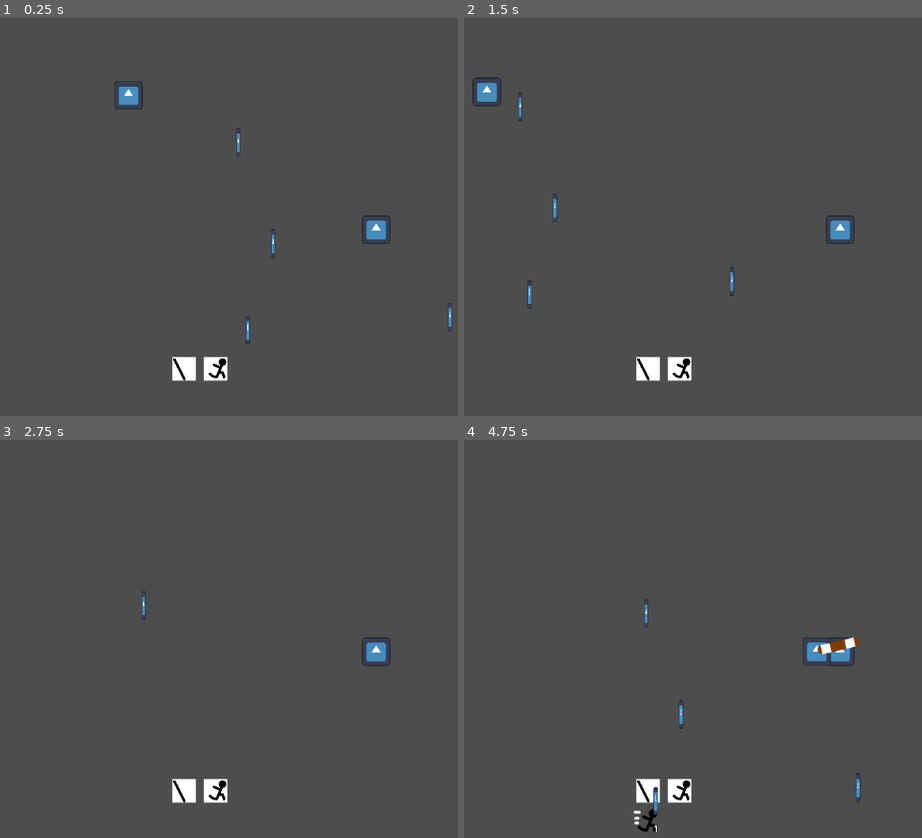
Above: before the commit, frames 1-4 (two rows, left to right).
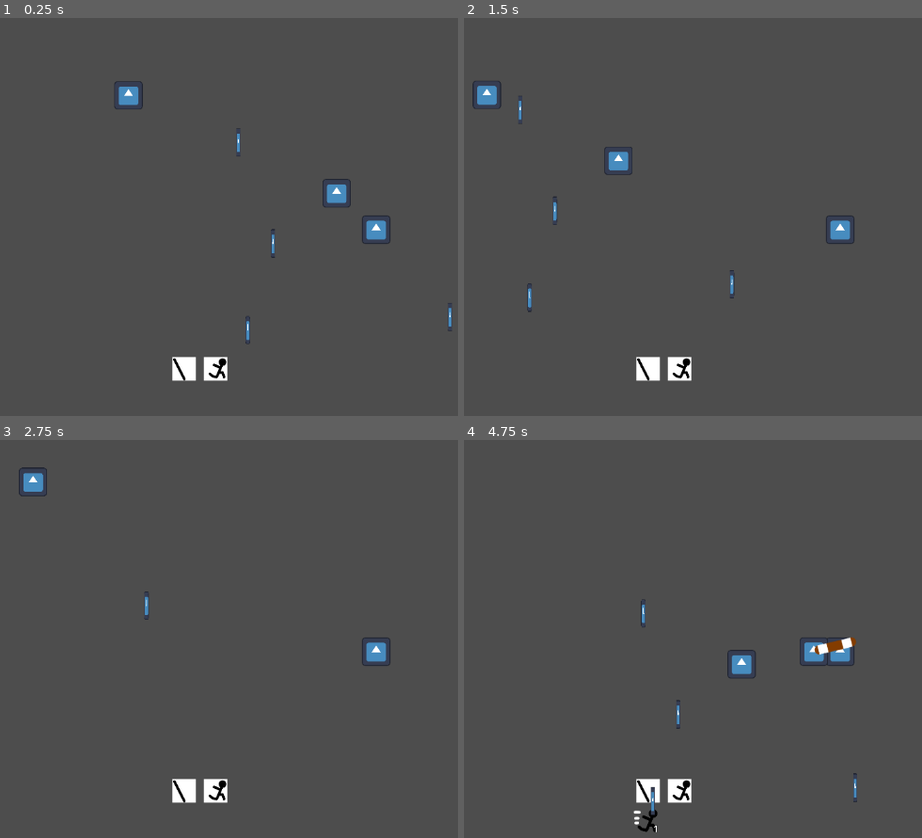
Above: after the commit, the same moments.

Repository: nonagaga/pizza-jam
Game: Godot game, scene res://Test Scenes/Entity Testing.tscn
Same seed, same stepped clock (60 frames per second), same inputs: the game is played once before the commit and once after it. This scene is started directly instead of the project's main scene. The engine's default icon, where the game draws it, is replaced by a stand-in: a white triangle on a blue panel in a dark square.
Inputs (mouse positions are in pixels of both pictures, inside the frame that each line leads up to):
- Up to frame 1 (0.25 s): no input
- Up to frame 2 (1.5 s): tap Enter at 0.5 s; move the mouse to (outside the picture) at 0.52 s; hold D (Move Right) 0.53-1.28 s; tap Space (ui_select) at 0.77 s; move the mouse to (688, 252) at 1.27 s; hold S (Move Down) from 1.28 s (still down)
- Up to frame 3 (2.75 s): tap Space (ui_select) at 1.52 s; move the mouse to (453, 559) at 2.02 s; release S (Move Down) at 2.03 s; hold D (Move Right) from 2.03 s (still down)
- Up to frame 4 (4.75 s): move the mouse to (802, 734) at 2.77 s; release D (Move Right) at 2.78 s; hold W (Move Up) 2.78-3.53 s; tap Space (ui_select) at 3.02, 3.77, 4.52 s; move the mouse to (outside the picture) at 3.52 s; hold A (Move Left) from 3.53 s (still down); move the mouse to (615, 587) at 4.27 s

The runs differ from the first frame. In frame 1, 0.3% of the frame differs, in the area x 70-77%, y 40-48%; in frame 2, 0.5%; in frame 3, 0.4%; in frame 4, 0.9%, in the area x 38-87%, y 39-95%.

Commit message:
added stat rolls

Diff:
--- /dev/null
+++ b/Abilities/Circle Swing/Circle Swing Ability.tscn
@@ -0,0 +1,26 @@
+[gd_scene format=3 uid="uid://deorq65d05rx"]
+
+[ext_resource type="Script" uid="uid://cch8y4ugk455o" path="res://Abilities/Ability.gd" id="1_icpr0"]
+[ext_resource type="Texture2D" uid="uid://mwakwgr8pkc7" path="res://Abilities/Circle Swing/circle swing.png" id="2_grf2x"]
+[ext_resource type="Script" uid="uid://c0ny0w83asqax" path="res://Rolls/AbilityRollModifier.gd" id="3_q2dc6"]
+[ext_resource type="PackedScene" uid="uid://cboysd13g1cm5" path="res://Abilities/Circle Swing/Circle Swing Projectile.tscn" id="4_cwsp5"]
+[ext_resource type="PackedScene" uid="uid://ef2jgprhwdri" path="res://Abilities/Circle Swing/Circle Swing Effect.tscn" id="5_grf2x"]
+
+[sub_resource type="Resource" id="Resource_4ovpc"]
+script = ExtResource("3_q2dc6")
+base_damage = 30.0
+base_multishot = 3.0
+metadata/_custom_type_script = "uid://c0ny0w83asqax"
+
+[node name="CircleSwing" type="Node" unique_id=233933718]
+script = ExtResource("1_icpr0")
+ability_name = "Circle Swing"
+ability_icon = ExtResource("2_grf2x")
+ar_modifier = SubResource("Resource_4ovpc")
+tag_melee = true
+slot_cooldown = 0.5
+combo_timer = 1.0
+projectile = ExtResource("4_cwsp5")
+multishot_spread = 360.0
+effects = Array[PackedScene]([ExtResource("5_grf2x")])
+metadata/_custom_type_script = "uid://cch8y4ugk455o"
--- /dev/null
+++ b/Abilities/Circle Swing/Circle Swing Effect.tscn
@@ -0,0 +1,20 @@
+[gd_scene format=3 uid="uid://ef2jgprhwdri"]
+
+[ext_resource type="Script" uid="uid://5og2uxwi2y2e" path="res://Effects/EntityEffect.gd" id="1_tuxp0"]
+[ext_resource type="Texture2D" uid="uid://mwakwgr8pkc7" path="res://Abilities/Circle Swing/circle swing.png" id="2_3nq3f"]
+[ext_resource type="Script" uid="uid://r7ii7483bc4a" path="res://Rolls/StatRollModifier.gd" id="3_yvebo"]
+
+[sub_resource type="Resource" id="Resource_7irq2"]
+script = ExtResource("3_yvebo")
+walk_speed_bonus = -2.0
+walk_speed_mult = -0.2
+metadata/_custom_type_script = "uid://r7ii7483bc4a"
+
+[node name="CircleSwingEffect" type="Node" unique_id=1389107003]
+script = ExtResource("1_tuxp0")
+effect_icon = ExtResource("2_3nq3f")
+stat_roll_modifier = SubResource("Resource_7irq2")
+is_permanent = false
+stacks_separately = true
+lifespan = 0.5
+metadata/_custom_type_script = "uid://5og2uxwi2y2e"
--- a/Abilities/Circle Swing/Circle Swing.tscn
+++ /dev/null
@@ -1,24 +0,0 @@
-[gd_scene format=3 uid="uid://deorq65d05rx"]
-
-[ext_resource type="Script" uid="uid://cch8y4ugk455o" path="res://Abilities/Ability.gd" id="1_u3w1p"]
-[ext_resource type="Texture2D" uid="uid://mwakwgr8pkc7" path="res://Abilities/Circle Swing/circle swing.png" id="2_dfdj5"]
-[ext_resource type="Script" uid="uid://c0ny0w83asqax" path="res://Abilities/AbilityRollModifier.gd" id="3_brkqr"]
-[ext_resource type="PackedScene" uid="uid://cboysd13g1cm5" path="res://Abilities/Circle Swing/Circle Swing Projectile.tscn" id="3_psscn"]
-
-[sub_resource type="Resource" id="Resource_4ovpc"]
-script = ExtResource("3_brkqr")
-base_damage = 30.0
-base_multishot = 3.0
-metadata/_custom_type_script = "uid://c0ny0w83asqax"
-
-[node name="CircleSwing" type="Node" unique_id=233933718]
-script = ExtResource("1_u3w1p")
-ability_name = "Circle Swing"
-ability_icon = ExtResource("2_dfdj5")
-ar_modifier = SubResource("Resource_4ovpc")
-tag_melee = true
-slot_cooldown = 0.5
-combo_timer = 1.0
-projectile = ExtResource("3_psscn")
-multishot_spread = 360.0
-metadata/_custom_type_script = "uid://cch8y4ugk455o"
--- a/Abilities/Codex Dash/Codex Dash Ability.tscn
+++ b/Abilities/Codex Dash/Codex Dash Ability.tscn
@@ -3,7 +3,7 @@
 [ext_resource type="Script" uid="uid://cch8y4ugk455o" path="res://Abilities/Ability.gd" id="1_22u1c"]
 [ext_resource type="Texture2D" uid="uid://cabph165cr3in" path="res://Abilities/Codex Dash/dash.png" id="2_3a038"]
 [ext_resource type="PackedScene" uid="uid://m65yvuctbwar" path="res://Effects/Movement/Codex Dash Effect.tscn" id="3_6h8qh"]
-[ext_resource type="Script" uid="uid://c0ny0w83asqax" path="res://Abilities/AbilityRollModifier.gd" id="3_srvti"]
+[ext_resource type="Script" uid="uid://c0ny0w83asqax" path="res://Rolls/AbilityRollModifier.gd" id="3_srvti"]
 
 [sub_resource type="Resource" id="Resource_oa24y"]
 script = ExtResource("3_srvti")
--- a/Abilities/Left Swing/Left Swing.tscn
+++ b/Abilities/Left Swing/Left Swing.tscn
@@ -2,7 +2,7 @@
 
 [ext_resource type="Script" uid="uid://cch8y4ugk455o" path="res://Abilities/Ability.gd" id="1_e4jwb"]
 [ext_resource type="Texture2D" uid="uid://b80m5nfmsq45u" path="res://Abilities/Left Swing/left swing.png" id="2_hxgit"]
-[ext_resource type="Script" uid="uid://c0ny0w83asqax" path="res://Abilities/AbilityRollModifier.gd" id="3_bw3td"]
+[ext_resource type="Script" uid="uid://c0ny0w83asqax" path="res://Rolls/AbilityRollModifier.gd" id="3_bw3td"]
 [ext_resource type="PackedScene" uid="uid://bps35ug4vgnbe" path="res://Abilities/Left Swing/Left Swing Projectile.tscn" id="3_v3qvy"]
 
 [sub_resource type="Resource" id="Resource_5jjk8"]
--- a/Abilities/Right Swing/Right Swing.tscn
+++ b/Abilities/Right Swing/Right Swing.tscn
@@ -2,7 +2,7 @@
 
 [ext_resource type="Script" uid="uid://cch8y4ugk455o" path="res://Abilities/Ability.gd" id="1_bi0ow"]
 [ext_resource type="Texture2D" uid="uid://cfmeumu83h3mh" path="res://Abilities/Right Swing/right swing.png" id="2_cuar2"]
-[ext_resource type="Script" uid="uid://c0ny0w83asqax" path="res://Abilities/AbilityRollModifier.gd" id="3_4ovpc"]
+[ext_resource type="Script" uid="uid://c0ny0w83asqax" path="res://Rolls/AbilityRollModifier.gd" id="3_4ovpc"]
 [ext_resource type="PackedScene" uid="uid://qgaibw6j5r03" path="res://Abilities/Right Swing/Right Swing Projectile.tscn" id="3_b27ek"]
 
 [sub_resource type="Resource" id="Resource_bw3td"]
--- a/Abilities/StatRollModifier.gd
+++ /dev/null
@@ -1,6 +0,0 @@
-class_name StatRollModifier extends Resource
-
-func modify_stat_roll(stroll: StatRoll) -> StatRoll:
-
-
-	return stroll
--- a/Effects/Boons/Multishot Boon Effect.tscn
+++ b/Effects/Boons/Multishot Boon Effect.tscn
@@ -1,7 +1,7 @@
 [gd_scene format=3 uid="uid://dk2jvrba8drny"]
 
 [ext_resource type="Script" uid="uid://5og2uxwi2y2e" path="res://Effects/EntityEffect.gd" id="1_wgb6p"]
-[ext_resource type="Script" uid="uid://c0ny0w83asqax" path="res://Abilities/AbilityRollModifier.gd" id="2_ahuoo"]
+[ext_resource type="Script" uid="uid://c0ny0w83asqax" path="res://Rolls/AbilityRollModifier.gd" id="2_ahuoo"]
 [ext_resource type="Texture2D" uid="uid://butewv1lsrf5d" path="res://Effects/Split_Shot.png" id="2_ngvdd"]
 
 [sub_resource type="Resource" id="Resource_0ey2j"]
--- a/Effects/Boons/Range Boon Effect.tscn
+++ b/Effects/Boons/Range Boon Effect.tscn
@@ -1,7 +1,7 @@
 [gd_scene format=3 uid="uid://hjhjwypaqtsc"]
 
 [ext_resource type="Script" uid="uid://5og2uxwi2y2e" path="res://Effects/EntityEffect.gd" id="1_hr6qh"]
-[ext_resource type="Script" uid="uid://c0ny0w83asqax" path="res://Abilities/AbilityRollModifier.gd" id="2_3onso"]
+[ext_resource type="Script" uid="uid://c0ny0w83asqax" path="res://Rolls/AbilityRollModifier.gd" id="2_3onso"]
 [ext_resource type="Texture2D" uid="uid://b3kvlig3yt5ih" path="res://Effects/Greater_Expansion.png" id="2_no56v"]
 
 [sub_resource type="Resource" id="Resource_3onso"]
--- a/Effects/Movement/Codex Dash Effect.tscn
+++ b/Effects/Movement/Codex Dash Effect.tscn
@@ -2,7 +2,7 @@
 
 [ext_resource type="Script" uid="uid://drsfuia728dyx" path="res://Effects/Movement/codex_dash.gd" id="1_ctcta"]
 [ext_resource type="Texture2D" uid="uid://cabph165cr3in" path="res://Abilities/Codex Dash/dash.png" id="2_o3m6k"]
-[ext_resource type="Script" uid="uid://c0ny0w83asqax" path="res://Abilities/AbilityRollModifier.gd" id="3_201ed"]
+[ext_resource type="Script" uid="uid://c0ny0w83asqax" path="res://Rolls/AbilityRollModifier.gd" id="3_201ed"]
 
 [sub_resource type="Resource" id="Resource_201ed"]
 script = ExtResource("3_201ed")
--- a/Effects/Movement/codex_dash.gd
+++ b/Effects/Movement/codex_dash.gd
@@ -1,22 +1,23 @@
 extends EntityEffect
 
 func start_effect() -> void:
+	if _entity._last_move_vec == Vector2.ZERO:
+		_entity.remove_effect(self)
+		return
 	codex_dash(_entity._last_move_vec, 4.0, 0.4)
-	#_entity.remove_effect(self)
 
 func codex_dash(direction: Vector2, dash_mult: float,
 		dash_duration: float):
 	if _entity.is_force_moved or direction == Vector2.ZERO:
+		_entity.remove_effect(self)
 		return
 
 	_entity.is_force_moved = true
 
-	var normal_speed = _entity.combat.get_walk_speed()
+	var normal_speed = _entity.live.get_pixel_speed()
 	var dash_speed = normal_speed * dash_mult
 	# Calculate the ratio to hand off perfectly to normal running speed
 	var normal_speed_ratio = 1 / dash_mult
-
-	print(normal_speed, dash_speed, normal_speed_ratio)
 
 	var tween = create_tween()
 
--- a/Effects/Stims/Multishot Stim Effect.tscn
+++ b/Effects/Stims/Multishot Stim Effect.tscn
@@ -2,7 +2,7 @@
 
 [ext_resource type="Script" uid="uid://5og2uxwi2y2e" path="res://Effects/EntityEffect.gd" id="1_fkvjd"]
 [ext_resource type="Texture2D" uid="uid://butewv1lsrf5d" path="res://Effects/Split_Shot.png" id="2_eeikn"]
-[ext_resource type="Script" uid="uid://c0ny0w83asqax" path="res://Abilities/AbilityRollModifier.gd" id="3_hlhk2"]
+[ext_resource type="Script" uid="uid://c0ny0w83asqax" path="res://Rolls/AbilityRollModifier.gd" id="3_hlhk2"]
 
 [sub_resource type="Resource" id="Resource_utvxe"]
 script = ExtResource("3_hlhk2")
--- a/Effects/Stims/Range Stim Effect.tscn
+++ b/Effects/Stims/Range Stim Effect.tscn
@@ -2,7 +2,7 @@
 
 [ext_resource type="Script" uid="uid://5og2uxwi2y2e" path="res://Effects/EntityEffect.gd" id="1_gkyuj"]
 [ext_resource type="Texture2D" uid="uid://b3kvlig3yt5ih" path="res://Effects/Greater_Expansion.png" id="2_lhbm4"]
-[ext_resource type="Script" uid="uid://c0ny0w83asqax" path="res://Abilities/AbilityRollModifier.gd" id="2_q6ehv"]
+[ext_resource type="Script" uid="uid://c0ny0w83asqax" path="res://Rolls/AbilityRollModifier.gd" id="2_q6ehv"]
 
 [sub_resource type="Resource" id="Resource_gkyuj"]
 script = ExtResource("2_q6ehv")
--- /dev/null
+++ b/Effects/Stims/Walk Speed Stim Effect.tscn
@@ -0,0 +1,21 @@
+[gd_scene format=3 uid="uid://d3ybqntbobkub"]
+
+[ext_resource type="Script" uid="uid://5og2uxwi2y2e" path="res://Effects/EntityEffect.gd" id="1_tce00"]
+[ext_resource type="Texture2D" uid="uid://ppr1ptj3fak2" path="res://Effects/Enduring_Speed.png" id="2_uuujt"]
+[ext_resource type="Script" uid="uid://r7ii7483bc4a" path="res://Rolls/StatRollModifier.gd" id="3_3tt7h"]
+
+[sub_resource type="Resource" id="Resource_0evr7"]
+script = ExtResource("3_3tt7h")
+walk_speed_bonus = 1.0
+walk_speed_mult = 0.3
+metadata/_custom_type_script = "uid://r7ii7483bc4a"
+
+[node name="WalkSpeedStimEffect" type="Node" unique_id=1459544548]
+script = ExtResource("1_tce00")
+effect_name = "Walk Speed Stim"
+effect_icon = ExtResource("2_uuujt")
+stat_roll_modifier = SubResource("Resource_0evr7")
+is_permanent = false
+stacks_separately = true
+lifespan = 10.0
+metadata/_custom_type_script = "uid://5og2uxwi2y2e"
--- a/Entities/Entity.tscn
+++ b/Entities/Entity.tscn
@@ -1,6 +1,6 @@
 [gd_scene format=3 uid="uid://calr528djr23"]
 
-[ext_resource type="Script" uid="uid://ci2vi7y2at8db" path="res://Entities/entity.gd" id="1_0p8jp"]
+[ext_resource type="Script" uid="uid://ci2vi7y2at8db" path="res://Entities/Entity.gd" id="1_0p8jp"]
 [ext_resource type="Texture2D" uid="uid://0v0jwdc1tpa3" path="res://icon.svg" id="2_y048k"]
 
 [sub_resource type="RectangleShape2D" id="RectangleShape2D_g4v7s"]
--- /dev/null
+++ b/Entities/LiveStats.gd
@@ -0,0 +1,8 @@
+class_name LiveStats extends Object
+
+var health = 1.0 as float
+var max_health = 1.0 as float
+var walk_speed = 1.0 as float
+
+func get_pixel_speed() -> float:
+	return walk_speed * Physics.PIXEL_METER
--- a/Entities/Modules/MovementIO.gd
+++ b/Entities/Modules/MovementIO.gd
@@ -1,6 +1,9 @@
 class_name MovementIO extends MovementController
 
-func _unhandled_key_input(event: InputEvent) -> void:
-	var move_norm_vec = Input.get_vector(
+var _move_norm_vec = Vector2.ZERO
+
+# This should be in _process instead of _input because of keyboard-related godot bugs.
+func _process(_delta: float) -> void:
+	_move_norm_vec = Input.get_vector(
 		"Move Left", "Move Right", "Move Up", "Move Down")
-	movement_module.apply_movement_input(move_norm_vec)
+	movement_module.apply_movement_input(_move_norm_vec)
--- a/Entities/Modules/MovementModule.gd
+++ b/Entities/Modules/MovementModule.gd
@@ -7,4 +7,4 @@
 	if entity.is_force_moved:
 		return
 	entity._last_move_vec = move_vec
-	entity.velocity = move_vec * entity.combat.get_walk_speed()
+	entity.velocity = move_vec * entity.live.get_pixel_speed()
--- a/Entities/Player.tscn
+++ b/Entities/Player.tscn
@@ -12,7 +12,7 @@
 [ext_resource type="PackedScene" uid="uid://ddor4v8jhoemv" path="res://Abilities/Right Swing/Right Swing.tscn" id="8_yytyf"]
 [ext_resource type="Script" uid="uid://cnsr7os6okjd" path="res://Abilities/AbilitySlot.gd" id="9_paumt"]
 [ext_resource type="PackedScene" uid="uid://c5v0g21ebeius" path="res://Abilities/Left Swing/Left Swing.tscn" id="10_8td47"]
-[ext_resource type="PackedScene" uid="uid://deorq65d05rx" path="res://Abilities/Circle Swing/Circle Swing.tscn" id="10_hmggr"]
+[ext_resource type="PackedScene" uid="uid://deorq65d05rx" path="res://Abilities/Circle Swing/Circle Swing Ability.tscn" id="10_hmggr"]
 [ext_resource type="PackedScene" uid="uid://ct2s81llgt60c" path="res://Abilities/Codex Dash/Codex Dash Ability.tscn" id="12_yytyf"]
 [ext_resource type="Script" uid="uid://br2cxxlgwyq84" path="res://Entities/buffbar.gd" id="14_1v5ml"]
 
--- a/Entities/entity.gd
+++ b/Entities/entity.gd
@@ -5,6 +5,8 @@
 @export var civil: EntityCivilStats
 @export var combat: EntityCombatStats
 @export var director: EntityDirectorStats
+
+@onready var live = LiveStats.new()
 
 ## This is true when the entity is being forced to move somehow.
 ## After the forced movement ends (push, pull, dash, etc.), this becomes false.
@@ -17,43 +19,69 @@
 
 signal added_buff_icon(texture_rect: TextureRect)
 
+func _ready() -> void:
+	update_stats()
+
 func _physics_process(delta: float) -> void:
 	move_and_slide()
 
 ## Creates a [StatRoll] object and passes it through all effects.
 ## This will update the entity's max health, speed, etc.
-func make_stat_roll() -> void:
-	pass
+func update_stats() -> void:
+	var stroll = StatRoll.new()
+	modify_stat_roll(stroll)
+	_apply_stat_roll(stroll)
+
+func _apply_stat_roll(stroll: StatRoll) -> void:
+	live.max_health = stroll.get_final_max_health()
+	if live.health > live.max_health:
+		live.health = live.max_health
+
+	live.walk_speed = stroll.get_final_walk_speed()
 
 func get_movement_module() -> MovementModule:
 	return _movement_module
 
+# Effects
+
 func add_effect(new_effect: EntityEffect) -> void:
 	if new_effect.stacks_separately:
 		_add_new_effect(new_effect)
-		return
+	elif _find_effect_by_name(new_effect.effect_name) == null:
+		_add_new_effect(new_effect)
+	else:
+		_add_effect_dupes(_find_effect_by_name(new_effect.effect_name), 1)
 
-	for effect in _effects:
-		if new_effect.effect_name == effect.effect_name:
-			effect.add_dupes(1)
-			return
-	# else...
-	_add_new_effect(new_effect)
+	update_stats()
 
 func remove_effect(owned_effect: EntityEffect) -> void:
 	if owned_effect == null:
 		return
+
 	_effects.erase(owned_effect)
 	if owned_effect._buff_icon != null:
 		owned_effect._buff_icon.queue_free()
+
 	owned_effect.queue_free()
 
-func diminish_effect(owned_effect: EntityEffect, amt: int) -> void:
-	owned_effect.add_dupes(-amt)
+	update_stats()
+
+func _find_effect_by_name(eff_name: String) -> EntityEffect:
+	for effect in _effects:
+		if effect.effect_name == eff_name:
+			return effect
+	return null
+
+func _add_effect_dupes(owned_effect: EntityEffect, amt: int) -> void:
+	owned_effect.add_dupes(amt)
 
 func _add_new_effect(new_effect: EntityEffect) -> void:
 	add_child(new_effect)
 	_effects.append(new_effect)
+
+	if new_effect.is_queued_for_deletion():
+		remove_effect(new_effect)
+		return
 
 	var trect = TextureRect.new()
 	new_effect._buff_icon = trect
@@ -71,6 +99,9 @@
 	trect.add_child(lbl)
 
 	new_effect.update_icon()
+	update_stats()
+
+# Rolls
 
 func modify_ability_roll(abroll: AbilityRoll) -> AbilityRoll:
 	for effect in _effects:
@@ -79,6 +110,9 @@
 	return abroll
 
 func modify_stat_roll(stroll: StatRoll) -> StatRoll:
+	stroll.max_health_bonus += combat.max_health
+	stroll.walk_speed_bonus += combat.walk_speed
+
 	for effect in _effects:
 		effect.modify_stat_roll(stroll)
 
--- /dev/null
+++ b/Pickups/Stims/Walk Speed Stim Pickup.tscn
@@ -0,0 +1,7 @@
+[gd_scene format=3 uid="uid://lxs678q0or5f"]
+
+[ext_resource type="PackedScene" uid="uid://3i0feiw858l6" path="res://Pickups/Pickup.tscn" id="1_k58lp"]
+[ext_resource type="PackedScene" uid="uid://d3ybqntbobkub" path="res://Effects/Stims/Walk Speed Stim Effect.tscn" id="2_w1piv"]
+
+[node name="Walk Speed Stim Pickup" unique_id=1324348048 instance=ExtResource("1_k58lp")]
+entity_effect = ExtResource("2_w1piv")
--- a/Abilities/AbilityRoll.gd
+++ b/Rolls/AbilityRoll.gd
@@ -1,4 +1,4 @@
-class_name AbilityRoll extends Object
+class_name AbilityRoll extends NumberRoll
 
 ## Running raw damage.
 var base_damage = 0.0 as float
@@ -23,7 +23,7 @@
 ## Additive cooldown multipliers.
 var cooldown_mult = 0.0 as float
 
-var finalized = false as bool
+# Final numbers
 
 var final_damage = 0.0 as float
 var final_multishot = 1 as int
--- /dev/null
+++ b/Rolls/NumberRoll.gd
@@ -0,0 +1,6 @@
+@abstract
+class_name NumberRoll extends Object
+
+var finalized = false
+
+@abstract func finalize_numbers() -> void
--- /dev/null
+++ b/Rolls/StatRoll.gd
@@ -0,0 +1,35 @@
+class_name StatRoll extends NumberRoll
+
+## Additive bonus to max health.
+var max_health_bonus = 0.0 as float
+## Additive mult to max health.
+var max_health_mult = 0.0 as float
+
+## Additive bonus to walk speed.
+var walk_speed_bonus = 0.0 as float
+## Additive mult to walk speed.
+var walk_speed_mult = 0.0 as float
+
+# Final
+
+var final_max_health = 0.0 as float
+var final_walk_speed = 0.0 as float
+
+func finalize_numbers() -> void:
+	if finalized:
+		return
+
+	final_max_health = max_health_bonus * (1.0 + max_health_mult)
+	final_max_health = floorf(final_max_health)
+
+	final_walk_speed = walk_speed_bonus * (1.0 + walk_speed_mult)
+
+	finalized = true
+
+func get_final_max_health() -> float:
+	finalize_numbers()
+	return final_max_health
+
+func get_final_walk_speed() -> float:
+	finalize_numbers()
+	return final_walk_speed
--- a/Abilities/StatRoll.gd
+++ b/Rolls/StatRollModifier.gd
@@ -1,4 +1,4 @@
-class_name StatRoll extends Object
+class_name StatRollModifier extends Resource
 
 ## Additive bonus to max health.
 @export var max_health_bonus = 0.0 as float
@@ -9,3 +9,12 @@
 @export var walk_speed_bonus = 0.0 as float
 ## Additive mult to walk speed.
 @export var walk_speed_mult = 0.0 as float
+
+func modify_stat_roll(stroll: StatRoll) -> StatRoll:
+	stroll.max_health_bonus += max_health_bonus
+	stroll.max_health_mult += max_health_mult
+
+	stroll.walk_speed_bonus += walk_speed_bonus
+	stroll.walk_speed_mult += walk_speed_mult
+
+	return stroll
--- a/Test Scenes/Entity Testing.tscn
+++ b/Test Scenes/Entity Testing.tscn
@@ -3,6 +3,7 @@
 [ext_resource type="PackedScene" uid="uid://cr5py23pbo0th" path="res://Entities/Player.tscn" id="1_gfd0l"]
 [ext_resource type="Texture2D" uid="uid://0v0jwdc1tpa3" path="res://icon.svg" id="2_vl2lw"]
 [ext_resource type="PackedScene" uid="uid://camuf4gugq7o3" path="res://Entities/Godotbot.tscn" id="2_wliak"]
+[ext_resource type="PackedScene" uid="uid://lxs678q0or5f" path="res://Pickups/Stims/Walk Speed Stim Pickup.tscn" id="4_oa24y"]
 
 [node name="EntityTesting" type="Node2D" unique_id=1040795723]
 
@@ -31,3 +32,5 @@
 position = Vector2(511, 556)
 scale = Vector2(0.1484375, 1)
 texture = ExtResource("2_vl2lw")
+
+[node name="Walk Speed Stim Pickup" parent="." unique_id=1324348048 instance=ExtResource("4_oa24y")]
Binary file added: Effects/Enduring_Speed.png
Not shown, added: Effects/Enduring_Speed.png.import
Not shown, added: Entities/LiveStats.gd.uid
Renamed: Abilities/AbilityRoll.gd.uid -> Rolls/AbilityRoll.gd.uid
Renamed: Abilities/AbilityRollModifier.gd -> Rolls/AbilityRollModifier.gd
Renamed: Abilities/AbilityRollModifier.gd.uid -> Rolls/AbilityRollModifier.gd.uid
Not shown, added: Rolls/NumberRoll.gd.uid
Renamed: Abilities/StatRoll.gd.uid -> Rolls/StatRoll.gd.uid
Renamed: Abilities/StatRollModifier.gd.uid -> Rolls/StatRollModifier.gd.uid
Not shown, added: Rolls/note.txt
